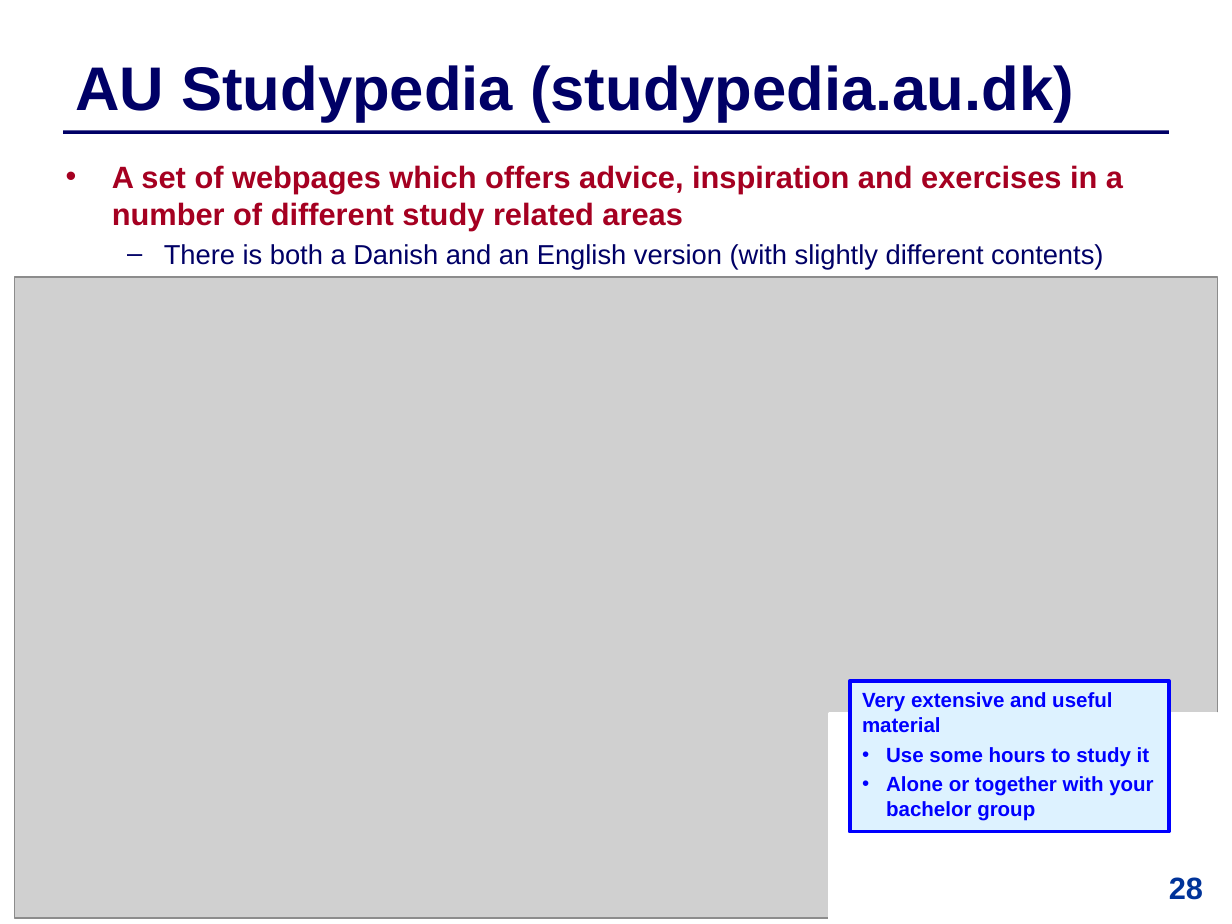
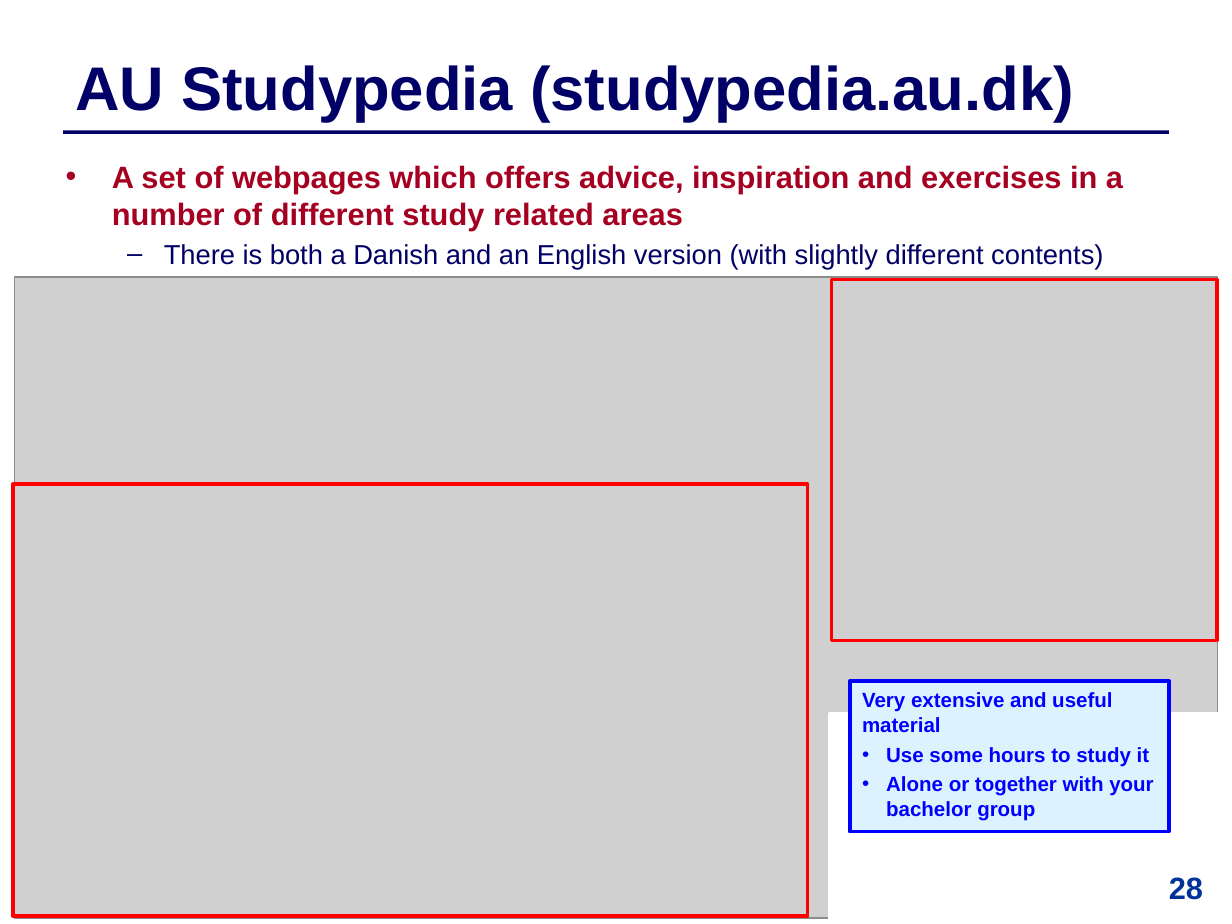
Before and after one commit to IntProgAU/Materiale, a slide deck: slide 28 of web/b22/2 Academic Writing.pptx. Drawn at 1232x924 pixels with LibreOffice and Linux fonts; fonts in the diff are those of the drawing; grey boxes stand for pictures. Boxes give left, top, right and bottom in pixels: in the first picture for what was removed or moved away, otherwise in the second. Text is boxed around its words. In the diff, an @@ line names an element or a change of style, - is before the commit and + after.

```diff
--- a/web/b22/2 Academic Writing.pptx
+++ b/web/b22/2 Academic Writing.pptx
@@ rectangle added at box(832, 280, 1217, 641), outline #FF0000 2 pt @@
@@ rectangle added at box(12, 484, 807, 915), outline #FF0000 2 pt @@
```
